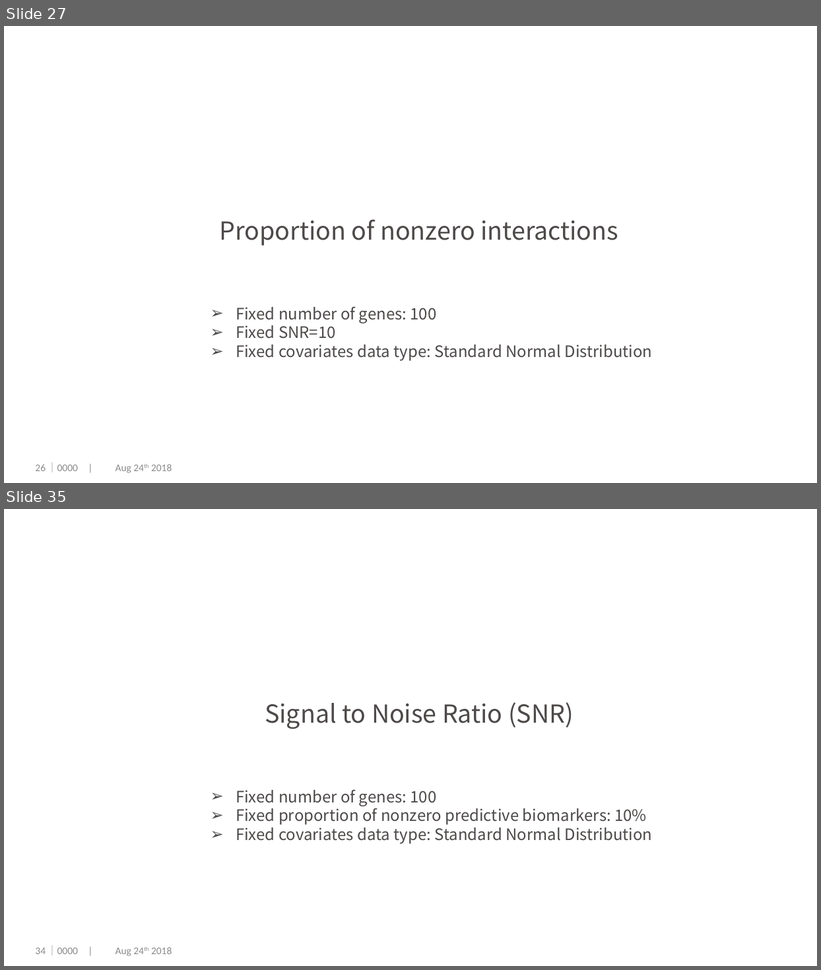
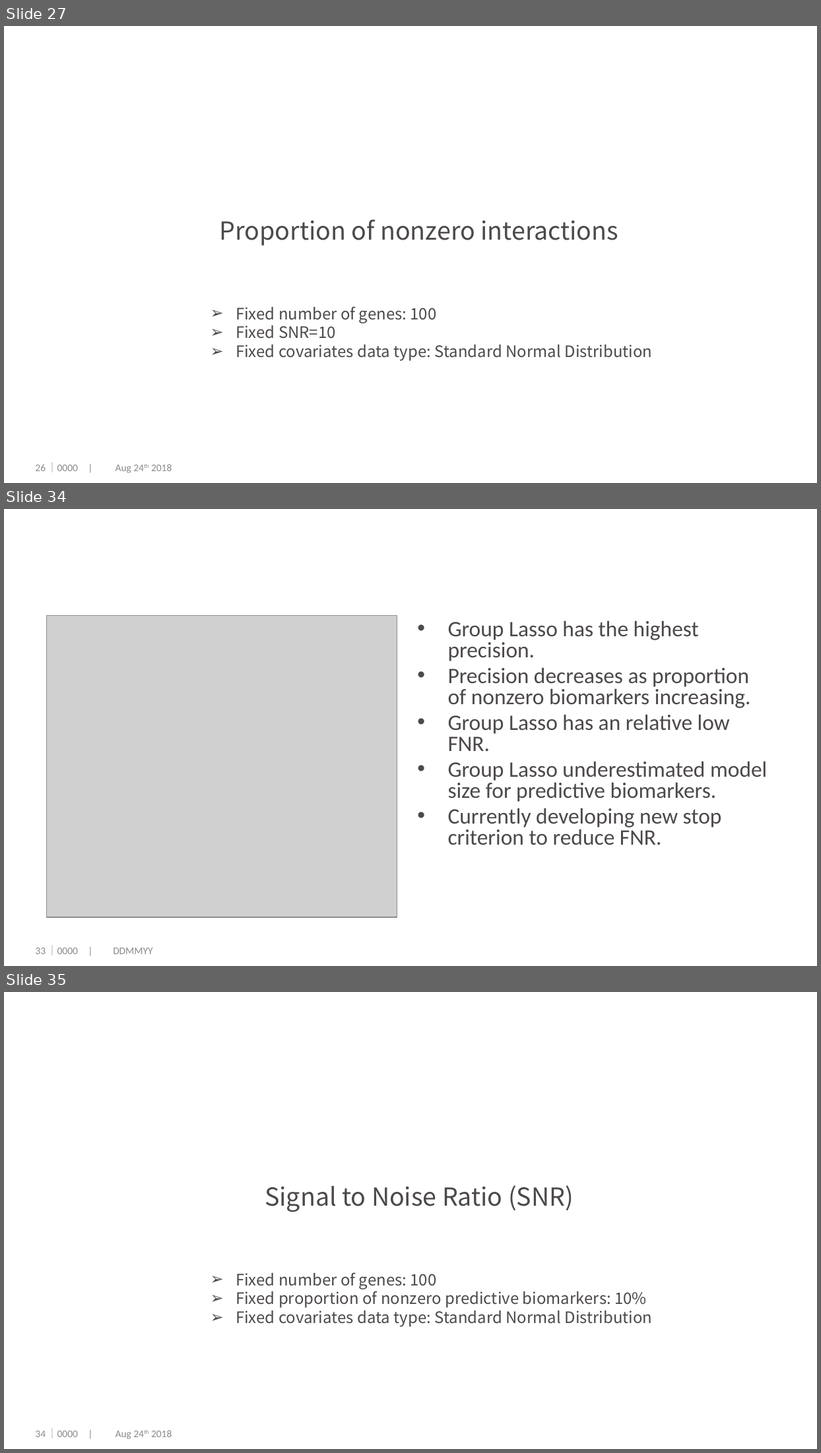
Before and after one commit to dengwx11/GroupLasso, a slide deck: manu & slides/Final.pptx. Shown one above the other, each under a label of ours: slides 27 and 35 before the commit, slides 27, 34 and 35 after it; the slides between them are not shown. The pictures are 821x970 and 821x1453 pixels, drawn with LibreOffice and Linux fonts; fonts in the diff are those of the drawing; grey boxes stand for pictures; background and template pictures are left out. Boxes give left, top, right and bottom in pixels: in the first picture for what was removed or moved away, otherwise in the second. Text is boxed around its words. In the diff, an @@ line names an element or a change of style, - is before the commit and + after.

```diff
--- a/manu & slides/Final.pptx
+++ b/manu & slides/Final.pptx
@@ slide 34 added at (4,509,817,966), background #FFFFFF @@
@@ picture added at (47,615,397,917) @@
@@ text added at (448,621,767,846), 19.6 pt, text #4C4948 @@
+• Group Lasso has the highest precision.
+• Precision decreases as proportion of nonzero biomarkers increasing.
+• Group Lasso has an relative low FNR.
+• Group Lasso underestimated model size for predictive biomarkers.
+• Currently developing new stop criterion to reduce FNR.
@@ page number added at (35,948,46,955), 9 pt, text #898989 @@
+33
@@ text added at (47,946,152,955), 9 pt, text #898989 @@
+｜0000 | DDMMYY
```
Also in this commit, not shown: 10 slides changed, 1 other slide added, 5 slides removed, 17 other files.
